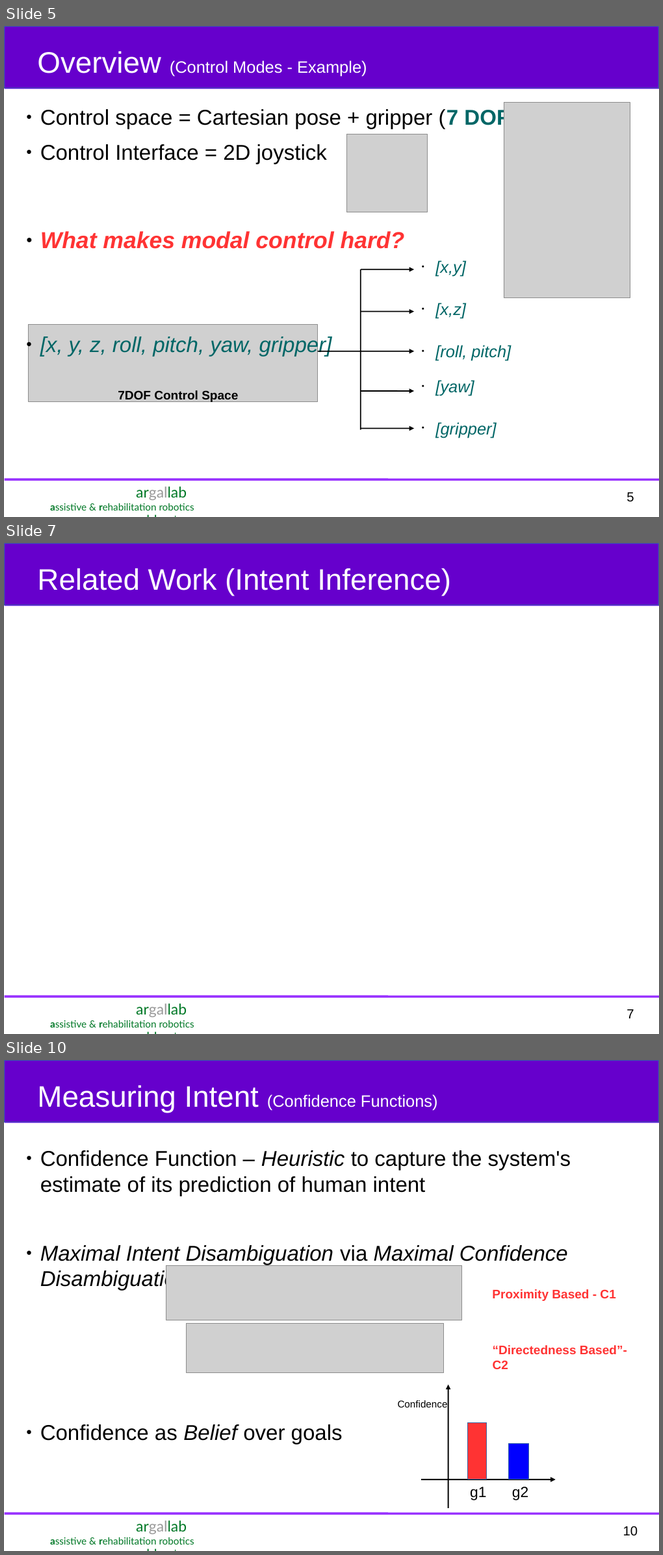
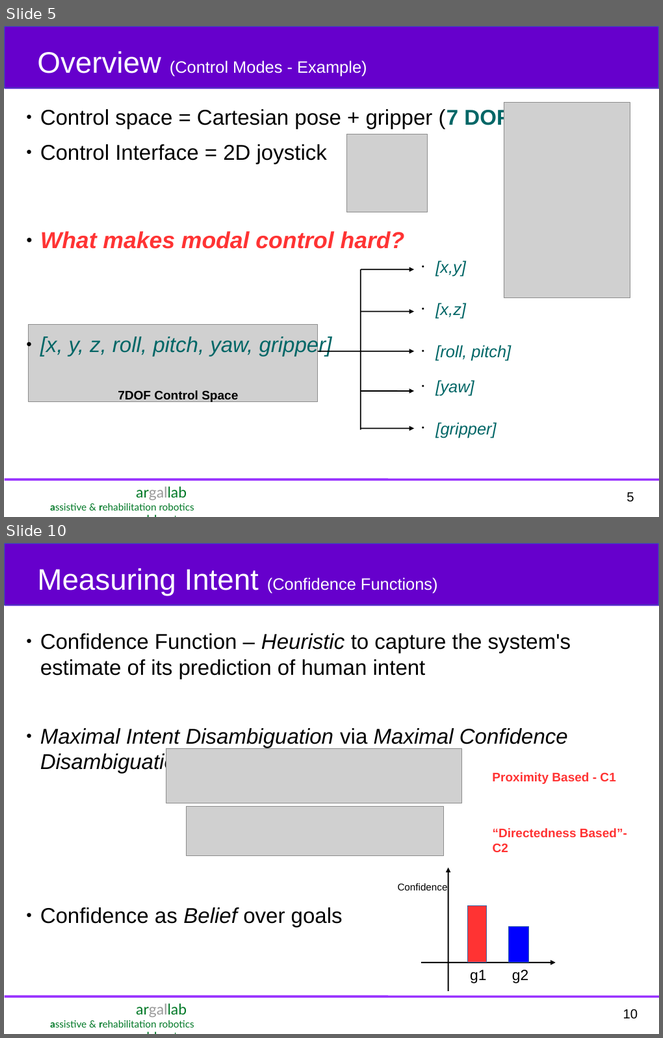
Before and after one commit to deepakgopinath/Quals_Stuff, a slide deck: Presentation/Deepak_ME_Quals.odp. Shown one above the other, each under a label of ours: slides 5, 7 and 10 before the commit, slides 5 and 10 after it; the slides between them are not shown. The pictures are 663x1555 and 663x1038 pixels, drawn with LibreOffice and Linux fonts; fonts in the diff are those of the drawing; grey boxes stand for pictures. Boxes give left, top, right and bottom in pixels: in the first picture for what was removed or moved away, otherwise in the second. Text is boxed around its words. In the diff, an @@ line names an element or a change of style, - is before the commit and + after.

```diff
--- a/Presentation/Deepak_ME_Quals.odp
+++ b/Presentation/Deepak_ME_Quals.odp
@@ slide 7 removed at (4, 543, 659, 1034), background #FFFFFF; not listed: 5 template elements that a slide beside it also shows @@
@@ text removed at (37, 568, 451, 596) @@
-Related Work (Intent Inference)
```
Also in this commit, not shown: 9 slides changed, 2 slides added, 3 other files.
